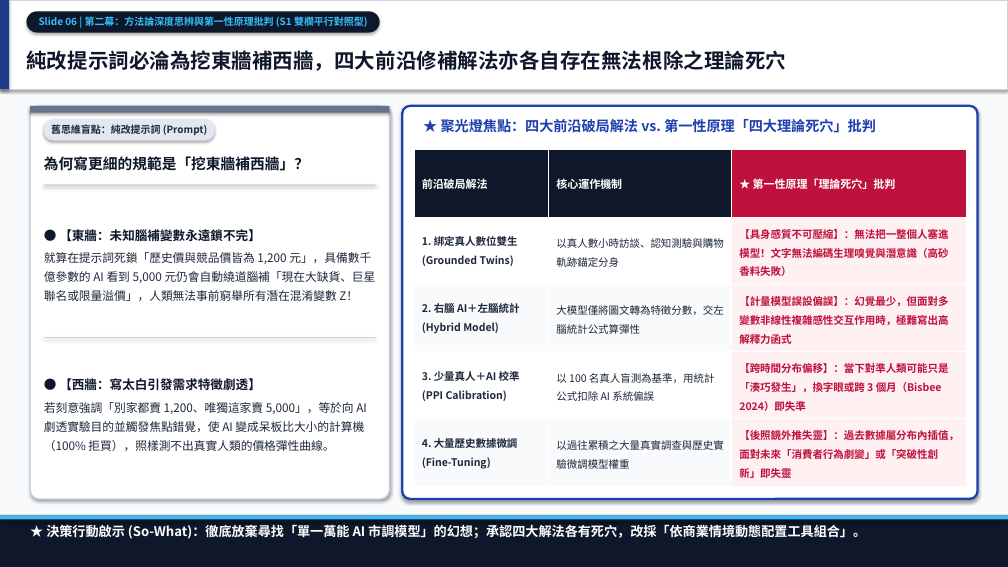
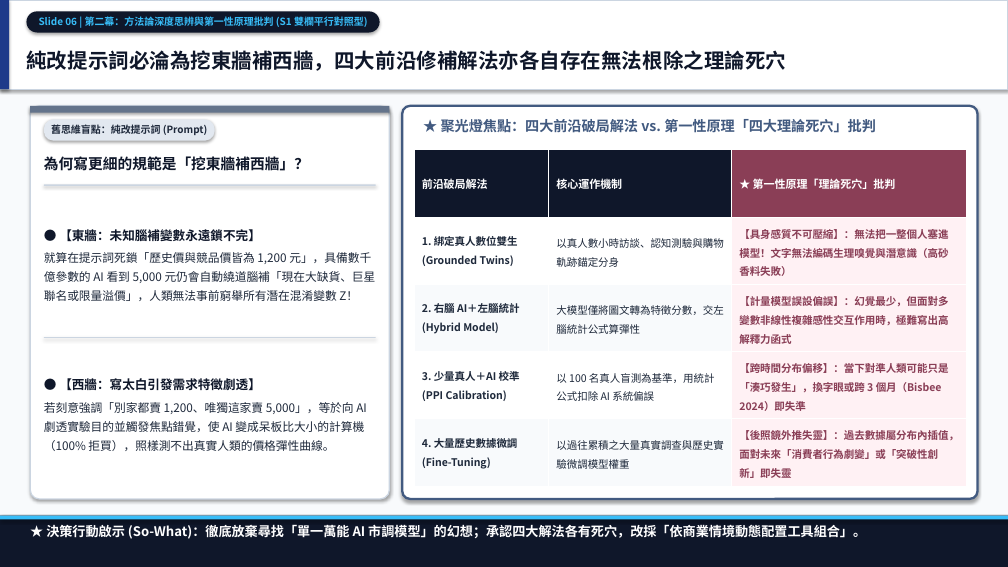
Before and after one commit to markyang20040112-source/deep-reading-and-visual-synthesis, a slide deck: slide 6 of reading_sessions/20261031_生成式AI顛覆市場研究/02_outputs/生成式AI顛覆市場研究_深度思辨與三篇合體簡報.pptx. Drawn at 1008x567 pixels with LibreOffice and Linux fonts; fonts in the diff are those of the drawing. Boxes give left, top, right and bottom in pixels: in the first picture for what was removed or moved away, otherwise in the second. Text is boxed around its words. In the diff, an @@ line names an element or a change of style, - is before the commit and + after.

```diff
--- a/reading_sessions/20261031_生成式AI顛覆市場研究/02_outputs/生成式AI顛覆市場研究_深度思辨與三篇合體簡報.pptx
+++ b/reading_sessions/20261031_生成式AI顛覆市場研究/02_outputs/生成式AI顛覆市場研究_深度思辨與三篇合體簡報.pptx
@@ rounded rectangle at bbox=[402, 106, 978, 499]: outline #1E40AF 2.2 pt to #425A80 2.2 pt @@
@@ text "★ 聚光燈焦點：四大前沿破局解法 vs. 第一性原理「四大理論死穴」批判" at bbox=[441, 119, 876, 133]: text colour #1E40AF to #425A80 @@
@@ table at bbox=[414, 150, 966, 486] @@
@@ fill #BE123C to #8A3E56 in row 1, column 3 @@
@@ fill #FFF1F2 to #FFF1F4 in 4 cells @@
@@ text colour #BE123C to #8A3E56 in "【具身感質不可壓縮】：無法把一整個人塞進模型！文字無法編碼生理嗅覺與潛意識（高砂香料失敗）", "【計量模型誤設偏誤】：幻覺最少，但面對多變數非線性複雜感性交互作用時，極難寫出高解釋力函式", "【跨時間分布偏移】：當下對準人類可能只是「湊巧發生」，換字眼或跨 3 個月（Bisbee 2024）即失準", "【後照鏡外推失靈】：過去數據屬分布內插值，面對未來「消費者行為劇變」或「突破性創新」即失靈" @@
```
Also in this commit, not shown: 7 other slides changed, 13 other files.
